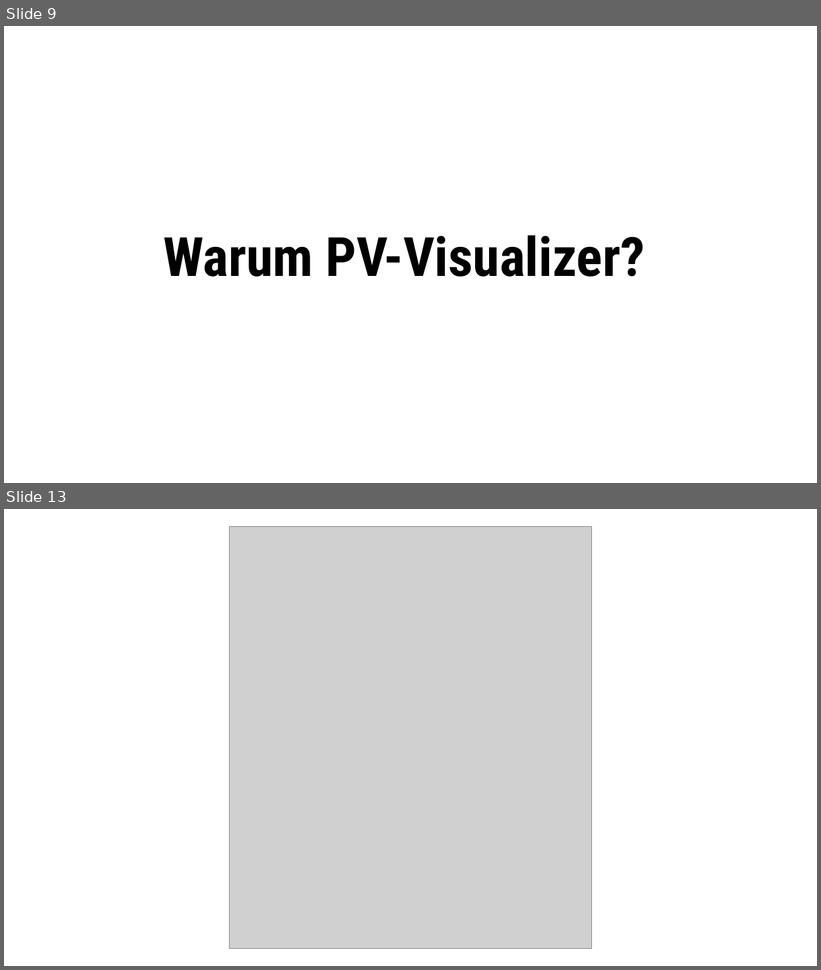
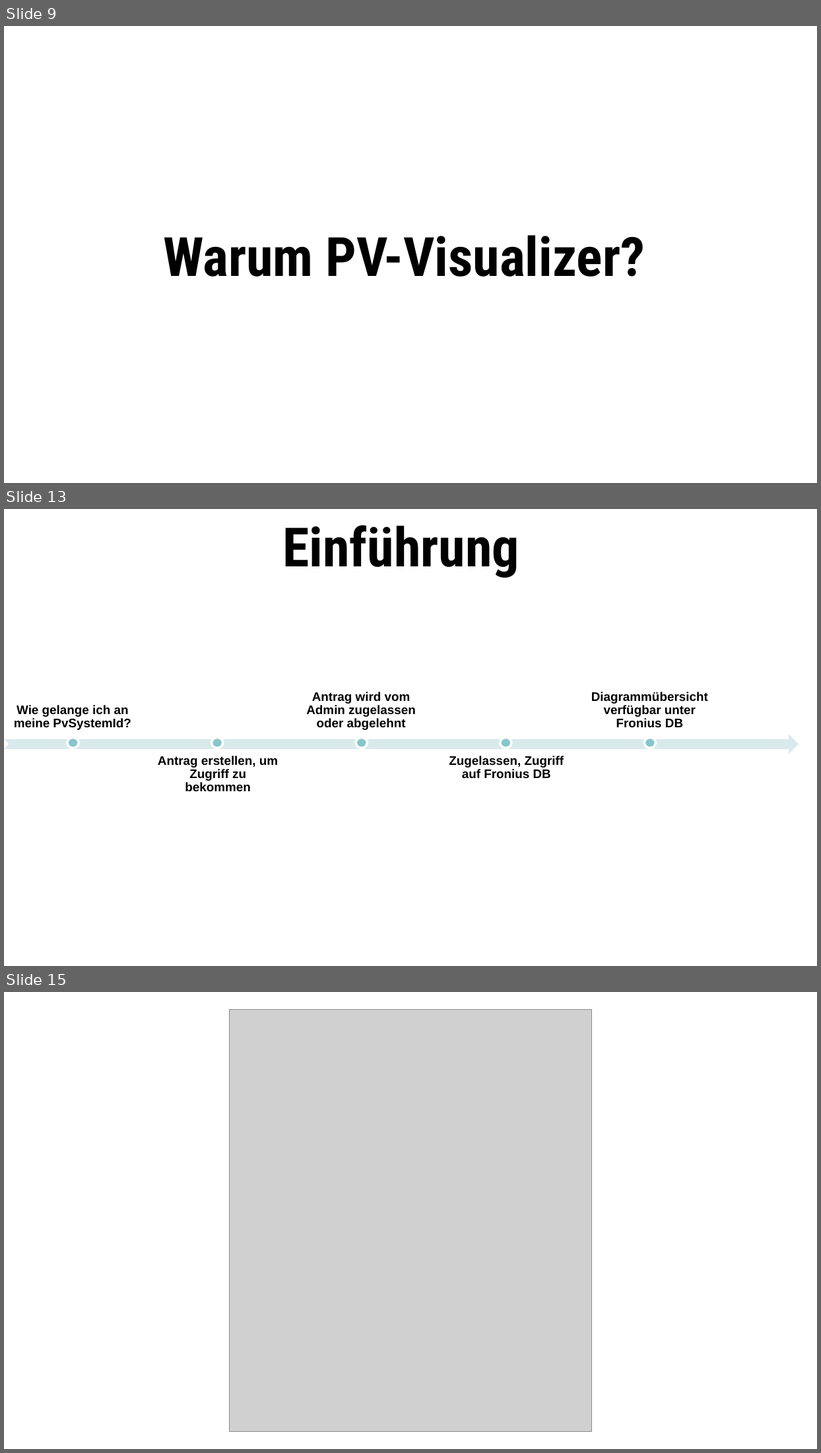
Before and after one commit to Team-Pv-Visualizer/PV-Visualizer, a slide deck: Documents/PVV_Project_Award.pptx. Shown one above the other, each under a label of ours: slides 9 and 13 before the commit, slides 9, 13 and 15 after it; the slides between them are not shown. The pictures are 821x970 and 821x1453 pixels, drawn with LibreOffice and Linux fonts; fonts in the diff are those of the drawing; grey boxes stand for pictures. Boxes give left, top, right and bottom in pixels: in the first picture for what was removed or moved away, otherwise in the second. Text is boxed around its words. In the diff, an @@ line names an element or a change of style, - is before the commit and + after.

```diff
--- a/Documents/PVV_Project_Award.pptx
+++ b/Documents/PVV_Project_Award.pptx
@@ slide 13 added at bbox=[4, 509, 817, 966], background #FFFFFF @@
@@ text added at bbox=[283, 525, 519, 578], 48 pt, text #000000, bold @@
+Einführung
@@ group added at bbox=[4, 692, 799, 792]: 5 texts, 5 ellipses, 1 notched right arrow @@
+Wie gelange ich an meine PvSystemId?
+Antrag erstellen, um Zugriff zu bekommen
+Antrag wird vom Admin zugelassen oder abgelehnt
+Zugelassen, Zugriff auf Fronius DB
+Diagrammübersicht verfügbar unter Fronius DB
@@ what was slide 13 is now slide 15 @@
```
Also in this commit, not shown: 3 slides changed, 1 other slide added, 5 other files.
